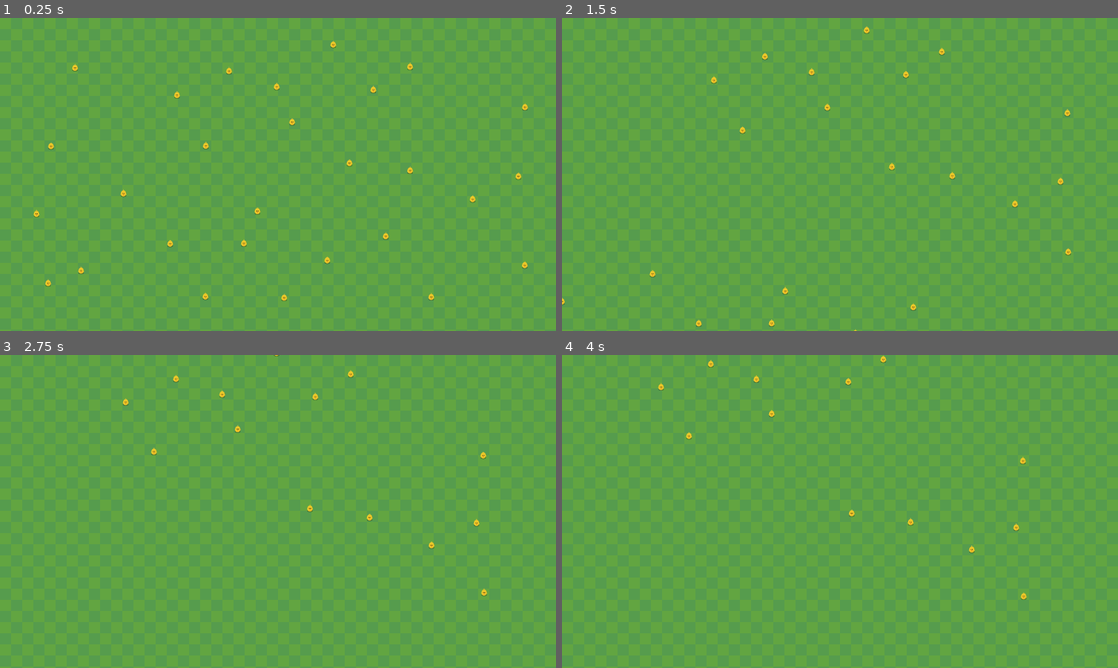
Above: before the commit, frames 1-4 (two rows, left to right).
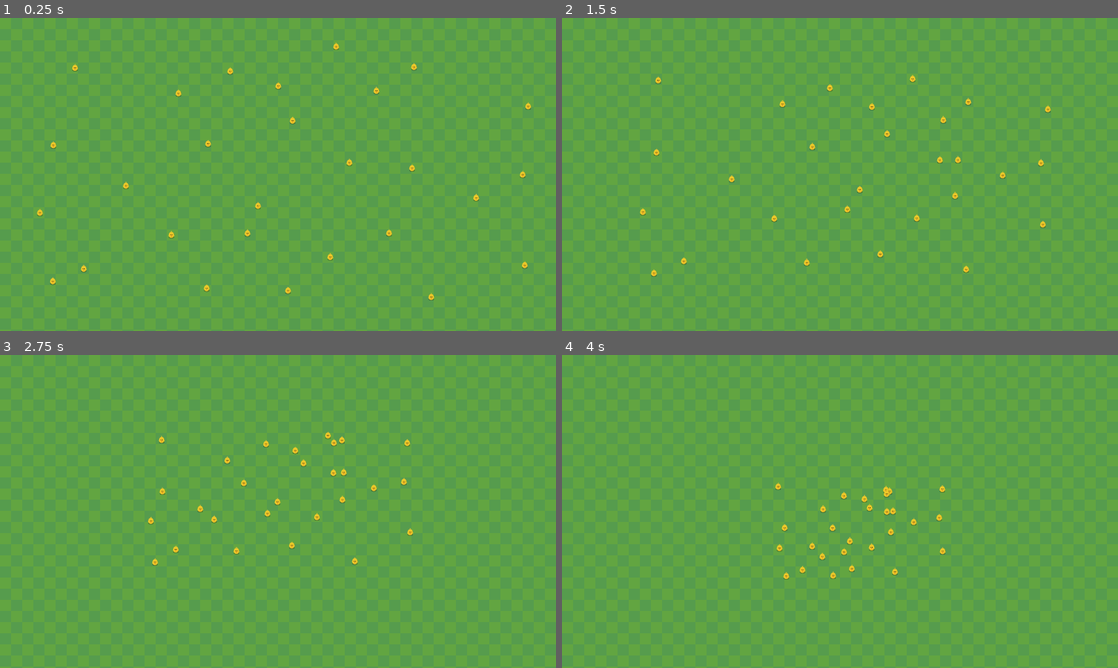
Above: after the commit, the same moments.

Repository: kyrick/godot-boids
Game: Godot game, scene res://src/Levels/ManyChickens.tscn
The game is run twice, just before and just after one commit, with the same random seed, the same clock (stepped at 60 frames per second) and the same inputs. The project has no main scene, so this scene is started directly.
Inputs (mouse positions are in pixels of both pictures, inside the frame that each line leads up to):
- Up to frame 1 (0.25 s): no input
- Up to frame 2 (1.5 s): move the mouse to (962, 158) at 0.52 s; click (962, 158) at 0.67 s; move the mouse to (728, 190) at 1.27 s; click (728, 190) at 1.42 s
- Up to frame 3 (2.75 s): move the mouse to (333, 442) at 2.02 s; click (333, 442) at 2.17 s
- Up to frame 4 (4 s): move the mouse to (812, 574) at 2.77 s; click (812, 574) at 2.92 s; move the mouse to (1006, 558) at 3.52 s; click (1006, 558) at 3.67 s

The runs differ from the first frame. In frame 1, 0.8% of the frame differs, in the area x 6-96%, y 7-91%; in frame 2, 0.9%, in the area x 0-92%, y 2-100%; in frame 3, 0.8%; in frame 4, 0.8%.

Commit message:
implement max steer force

Diff:
--- a/src/Actors/Chicken/Chicken.gd
+++ b/src/Actors/Chicken/Chicken.gd
@@ -29,7 +29,7 @@
 	var avoid_vector = get_avoid_vector(_flock)
 	var align_vector = align_to_flock(_flock, _velocity)
 
-	var acceleration = align_vector + avoid_vector + center_vector
+	var acceleration = align_vector * max_force + avoid_vector * max_force + center_vector * max_force + mouse_vector * max_force
 
 	_velocity = (_velocity + acceleration).clamped(speed)
 
@@ -50,7 +50,7 @@
 
 func get_center_vector(flock: Array) -> Vector2:
 	var flock_center: = get_flock_center(flock)
-	var center_speed = global_position.distance_to(flock_center)/ 100
+	var center_speed = global_position.distance_to(flock_center) / 100
 	var center_vector = global_position.direction_to(flock_center) * center_speed
 	return center_vector
 
--- a/src/Actors/Chicken/Chicken.tscn
+++ b/src/Actors/Chicken/Chicken.tscn
@@ -49,7 +49,7 @@
 collision_mask = 8
 script = ExtResource( 6 )
 speed = 200.0
-avoid_distance = 100.0
+avoid_distance = 10.0
 
 [node name="AnimatedSprite" type="AnimatedSprite" parent="."]
 position = Vector2( -7.62939e-06, -0.231535 )
